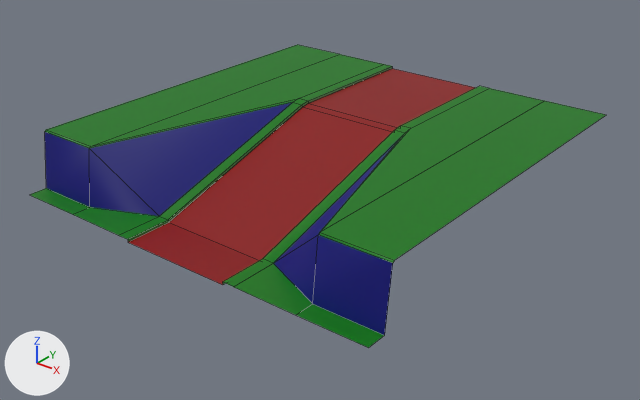
One commit to the FBX model MobileProgrammingIIFinal/Assets/Models/RoadCliff.fbx: the scene before it, then after it.
The view is the same before and after, from a camera (50 mm lens) standing at (8.69, -10.94, 5.9) and looking at (0.17, -0.3, -0.7). Every picture has the same lights, and +X, +Y and +Z are marked at lower left. Mesh edges are drawn as thin lines. Where no turn or scale is listed for an object, it has been applied to the vertices.

In view in the first picture: 'Cliff1'.
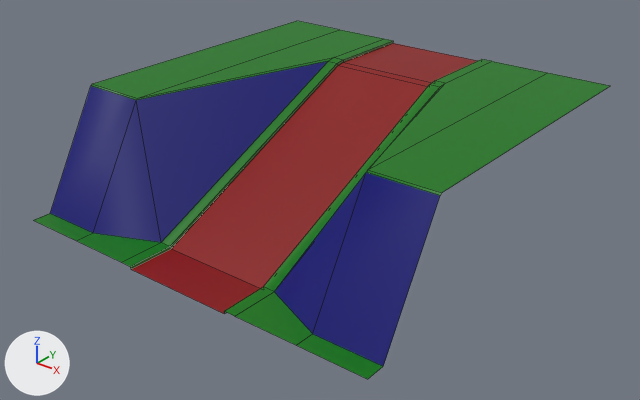
The change, as a diff of the scene's bpy script:
```diff
--- a/MobileProgrammingIIFinal/Assets/Models/RoadCliff.fbx.py
+++ b/MobileProgrammingIIFinal/Assets/Models/RoadCliff.fbx.py
@@ me_mesh @@
 me_mesh.from_pydata(...)  # 50 vertices, 38 faces; spans x -3.5..3.5, y -3.5..3.5, z -0.56..0.51
 # used by ob_cliff1; location = (0.0, 0.0, 0.0)
+# me_mesh part 1: all 20 vertices in x -3.5..3.5, y -3.5..-2.66, z -0.56..-0.51 are moved by (0.0, 0.0, -0.48)
+# me_mesh part 2: all 10 vertices in x -3.5..3.5, y 3.5, z 0.46..0.51 are moved by (0.0, 0.0, 0.53)
+# me_mesh part 3: all 20 vertices in x -3.5..3.5, y -3.03..0.83, z 0.43..0.51 are moved by (0.0, 1.03, 0.53)
 me_mesh.materials.append(mat_green)
```

Pixel boxes [x1, y1, x2, y2] of what changed, in the pictures (640 x 400 px; the box of a moved part takes in the faces that stretch with it):
'Cliff1', reshaped (18% taller): before [30, 45, 606, 348]; after [34, 21, 610, 379]
part 1 of me_mesh, moved or reshaped: before [30, 188, 384, 348]; after [34, 213, 383, 379]
part 2 of me_mesh, moved or reshaped: before [46, 45, 606, 260]; after [94, 21, 610, 193]
part 3 of me_mesh, moved or reshaped: before [45, 98, 411, 335]; after [50, 58, 445, 366]
